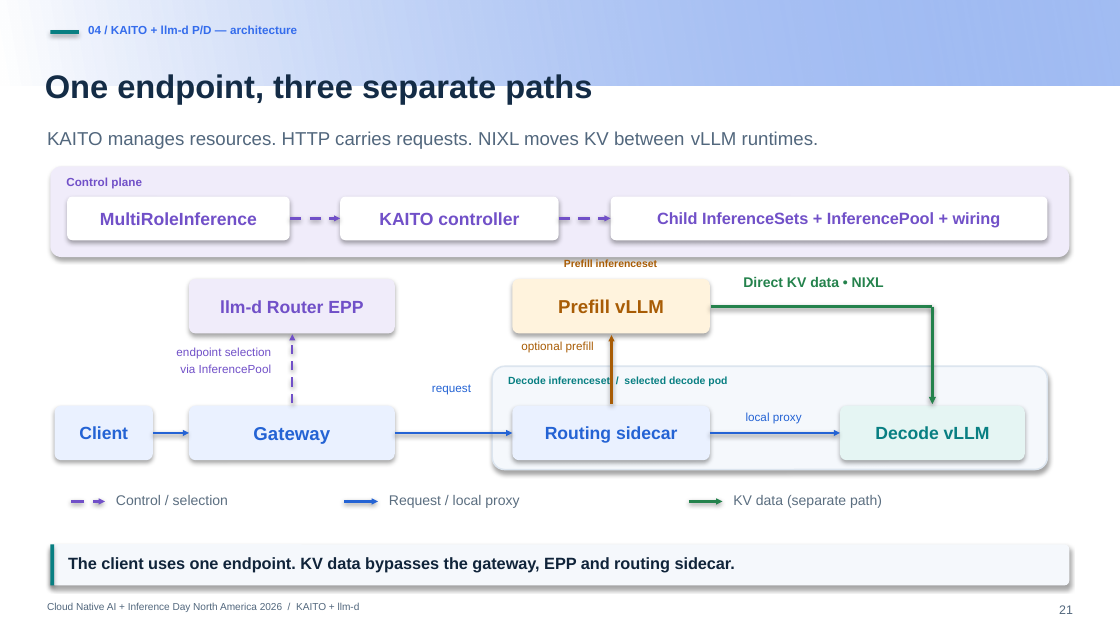
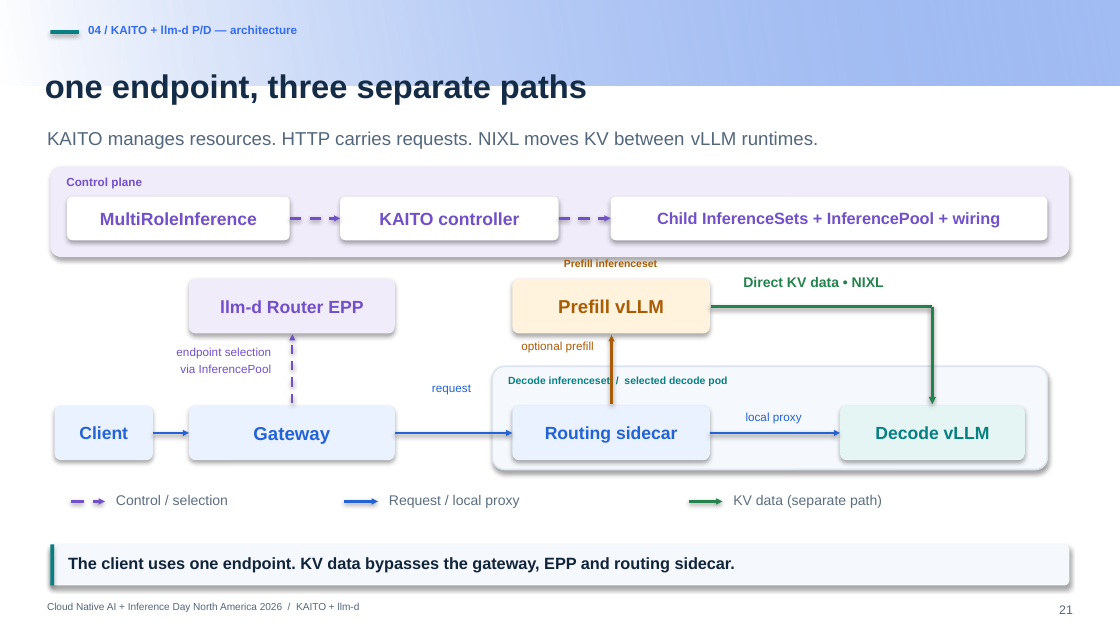
Before and after one commit to andyzhangx/demo, a slide deck: slide 21 of llm/pd-disaggregation/kubecon-na-2026-pd-disaggregation-kaito-llmd.pptx. Drawn at 1120x630 pixels with LibreOffice and Linux fonts; fonts in the diff are those of the drawing; background and template pictures are left out. Boxes give left, top, right and bottom in pixels: in the first picture for what was removed or moved away, otherwise in the second. Text is boxed around its words. In the diff, an @@ line names an element or a change of style, - is before the commit and + after.

```diff
--- a/llm/pd-disaggregation/kubecon-na-2026-pd-disaggregation-kaito-llmd.pptx
+++ b/llm/pd-disaggregation/kubecon-na-2026-pd-disaggregation-kaito-llmd.pptx
@@ text at [45, 74, 587, 104]: text changed @@
-One endpoint, three separate paths
+one endpoint, three separate paths
```
Also in this commit, not shown: 3 other slides changed.
